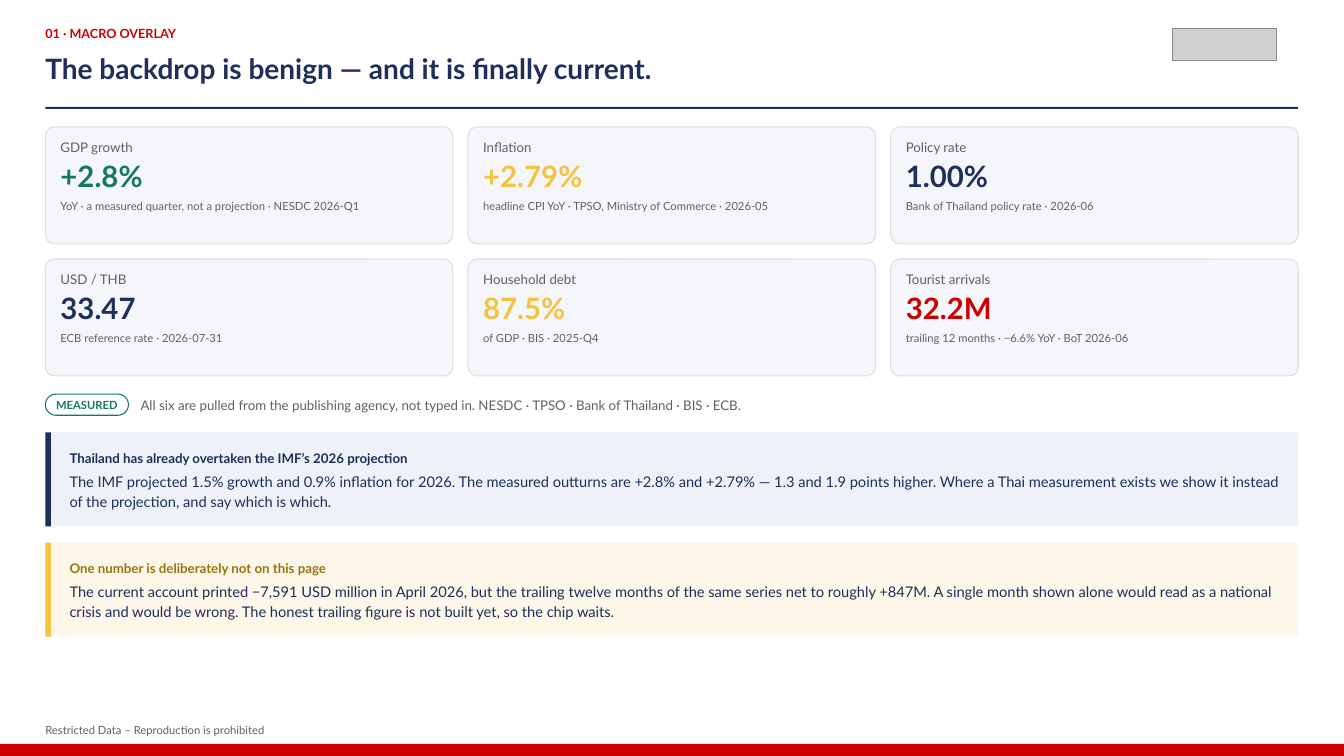
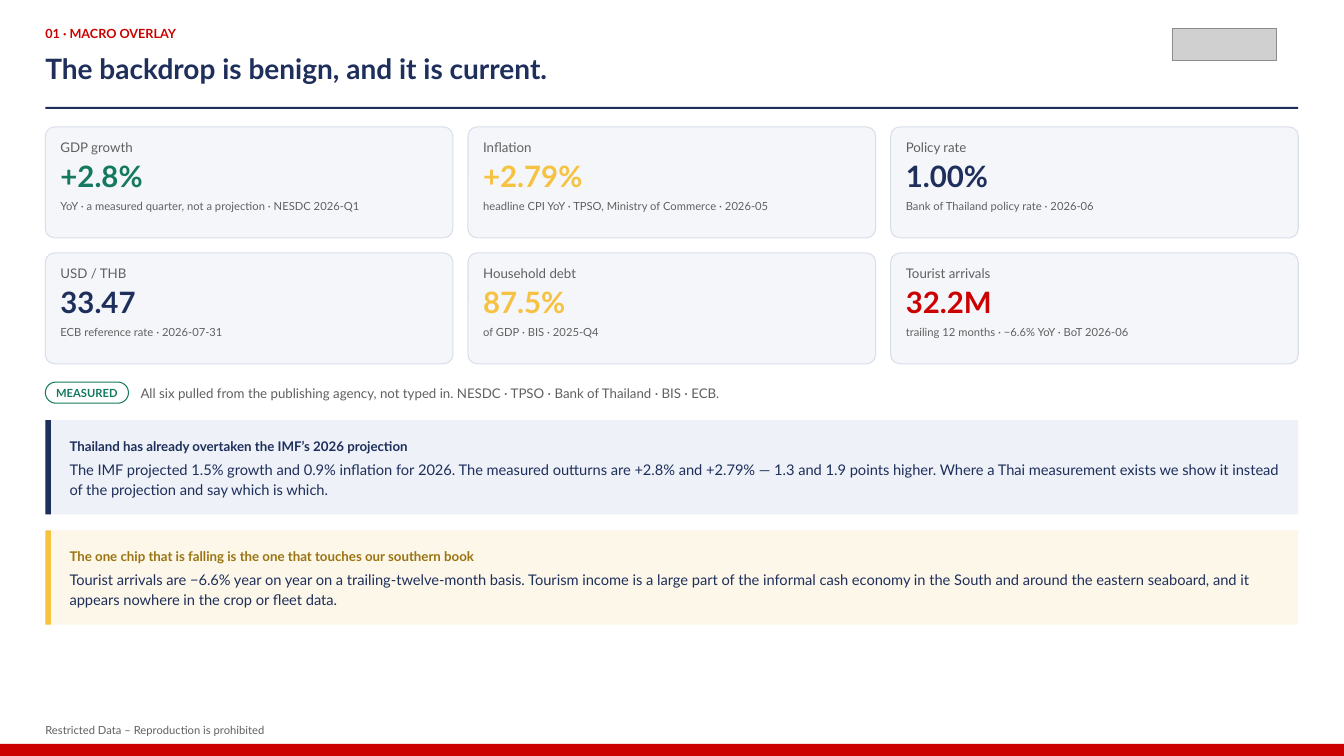
Before and after one commit to kaustavb2101/competitive-intel, a slide deck: slide 3 of docs/decks/mcom-2026-08-05-macro.pptx. Drawn at 1344x756 pixels with LibreOffice and Linux fonts; fonts in the diff are those of the drawing; grey boxes stand for pictures. Boxes give left, top, right and bottom in pixels: in the first picture for what was removed or moved away, otherwise in the second. Text is boxed around its words. In the diff, an @@ line names an element or a change of style, - is before the commit and + after.

```diff
--- a/docs/decks/mcom-2026-08-05-macro.pptx
+++ b/docs/decks/mcom-2026-08-05-macro.pptx
@@ text at (45,58,548,84): text changed @@
-The backdrop is benign — and it is finally current.
+The backdrop is benign, and it is current.
@@ rounded rectangle: place and size @@
-rounded rectangle at (45,127,453,244)
+rounded rectangle at (45,127,453,238)
@@ rounded rectangle: place and size @@
-rounded rectangle at (468,127,875,244)
+rounded rectangle at (468,127,875,238)
@@ rounded rectangle: place and size @@
-rounded rectangle at (891,127,1299,244)
+rounded rectangle at (891,127,1299,238)
@@ rounded rectangle: place and size @@
-rounded rectangle at (45,259,453,376)
+rounded rectangle at (45,253,453,364)
@@ rounded rectangle: place and size @@
-rounded rectangle at (468,259,875,376)
+rounded rectangle at (468,253,875,364)
@@ proportions changed in 6 elements at (45,127,453,238), (468,127,875,238), (891,127,1299,238), (45,253,453,364), (468,253,875,364), (891,253,1299,364) @@
@@ rounded rectangle: place and size @@
-rounded rectangle at (891,259,1299,376)
+rounded rectangle at (891,253,1299,364)
@@ 6 texts: place and size @@
-6 texts at (60,274,992,320)
+6 texts at (60,268,992,314)
@@ text "ECB reference rate · 2026-07-31": place and size @@
-text "ECB reference rate · 2026-07-31" at (60,334,222,342)
+text "ECB reference rate · 2026-07-31" at (60,328,222,336)
@@ text "of GDP · BIS · ...": place and size @@
-text "of GDP · BIS · ..." at (483,334,599,344)
+text "of GDP · BIS · ..." at (483,328,599,338)
@@ text "trailing 12 months · −6.6% ...": place and size @@
-text "trailing 12 months · −6.6% ..." at (906,334,1128,344)
+text "trailing 12 months · −6.6% ..." at (906,328,1128,338)
@@ text at (141,388,719,401): text changed @@
-All six are pulled from the publishing agency, not typed in. NESDC · TPSO · Bank of Thailand · BIS · ECB.
+All six pulled from the publishing agency, not typed in. NESDC · TPSO · Bank of Thailand · BIS · ECB.
@@ rectangle: place and size @@
-rectangle at (45,433,1299,526)
+rectangle at (45,420,1299,514)
@@ rectangle: place and size @@
-rectangle at (45,433,51,526)
+rectangle at (45,420,51,514)
@@ text at (70,464,1278,498): text changed @@
-The IMF projected 1.5% growth and 0.9% inflation for 2026. The measured outturns are +2.8% and +2.79% — 1.3 and 1.9 points higher. Where a Thai measurement exists we show it instead of the projection, and say which is which.
+The IMF projected 1.5% growth and 0.9% inflation for 2026. The measured outturns are +2.8% and +2.79% — 1.3 and 1.9 points higher. Where a Thai measurement exists we show it instead of the projection and say which is which.
@@ 2 texts, 2 rectangles, 1 rounded rectangle: place and size @@
-2 texts, 2 rectangles, 1 rounded rectangle at (45,394,1299,636)
+2 texts, 2 rectangles, 1 rounded rectangle at (45,382,1299,624)
@@ text at (70,551,474,564): text changed @@
-One number is deliberately not on this page
+The one chip that is falling is the one that touches our southern book
@@ text at (70,574,1249,608): text changed @@
-The current account printed −7,591 USD million in April 2026, but the trailing twelve months of the same series net to roughly +847M. A single month shown alone would read as a national crisis and would be wrong. The honest trailing figure is not built yet, so the chip waits.
+Tourist arrivals are −6.6% year on year on a trailing-twelve-month basis. Tourism income is a large part of the informal cash economy in the South and around the eastern seaboard, and it appears nowhere in the crop or fleet data.
```
Also in this commit, not shown: 6 other slides changed, 12 slides added, 4 slides removed, 3 other files.
